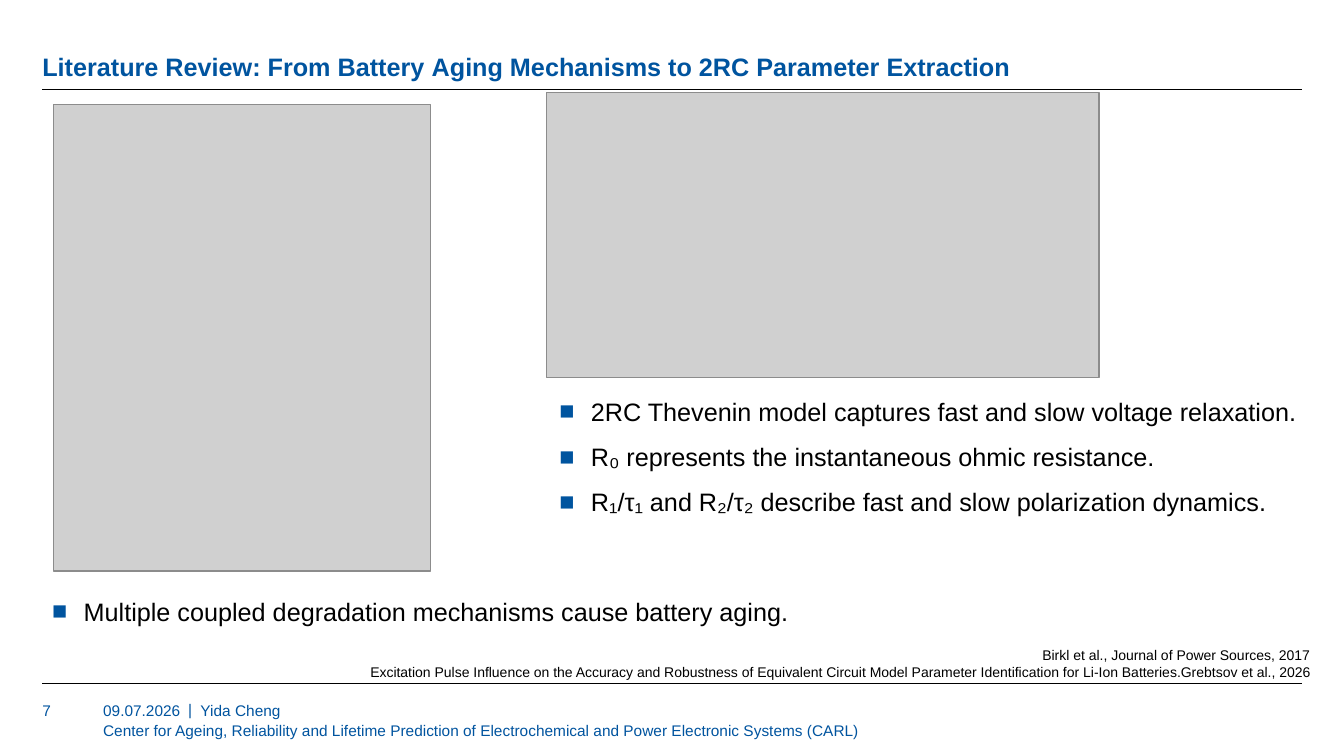
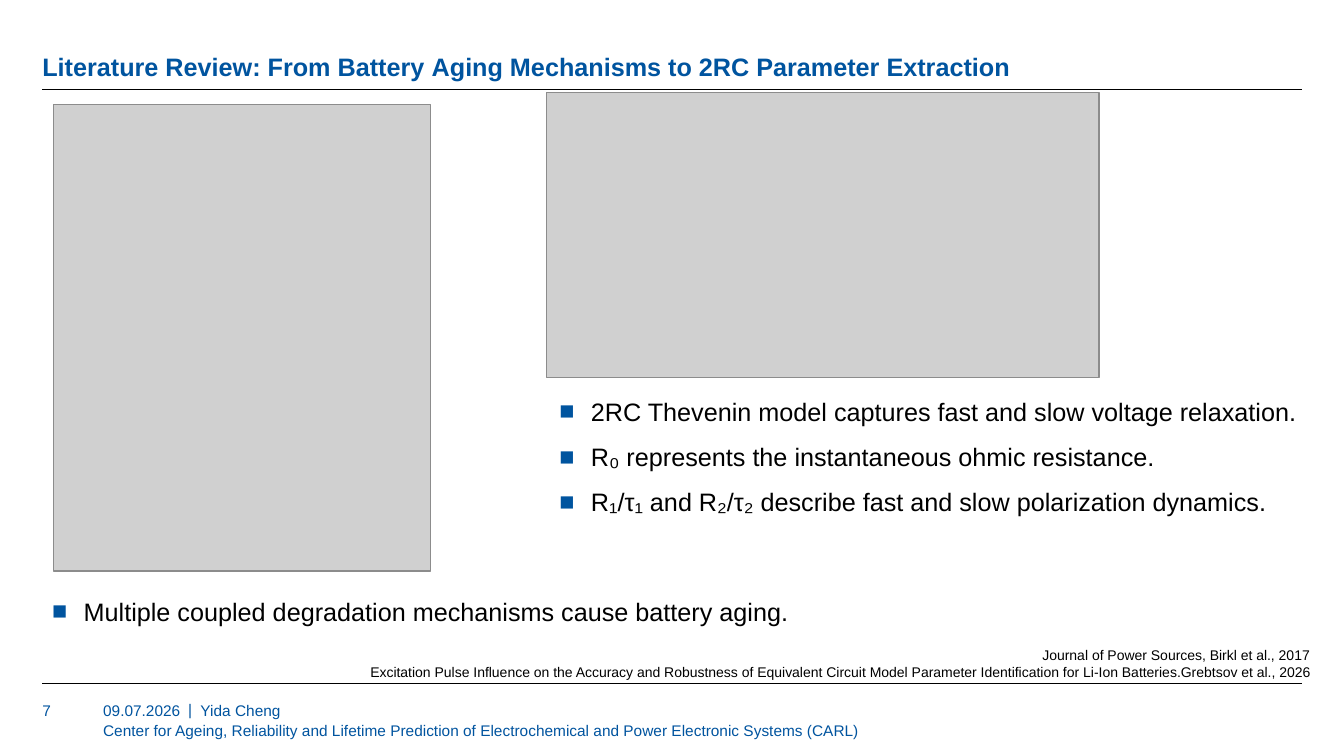
Before and after one commit to YIDA70/Yida-Masterarbeit, a slide deck: slide 7 of Mid-term presentation.pptx. Drawn at 1344x756 pixels with LibreOffice and Linux fonts; fonts in the diff are those of the drawing; grey boxes stand for pictures; background and template pictures are left out. Boxes give left, top, right and bottom in pixels: in the first picture for what was removed or moved away, otherwise in the second. Text is boxed around its words. In the diff, an @@ line names an element or a change of style, - is before the commit and + after.

```diff
--- a/Mid-term presentation.pptx
+++ b/Mid-term presentation.pptx
@@ text at <box>1042,650,1310,662</box>: text changed @@
-Birkl et al., Journal of Power Sources, 2017
+Journal of Power Sources, Birkl et al., 2017
```
Also in this commit, not shown: 5 other slides changed, 1 slide added.
